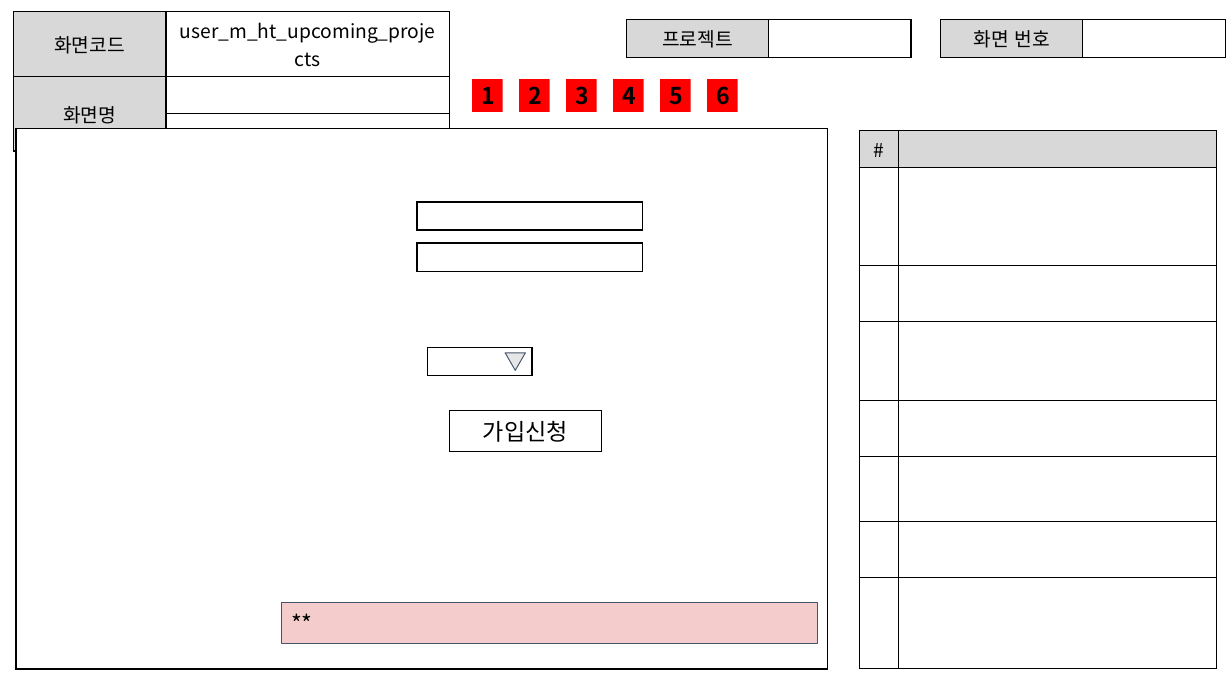
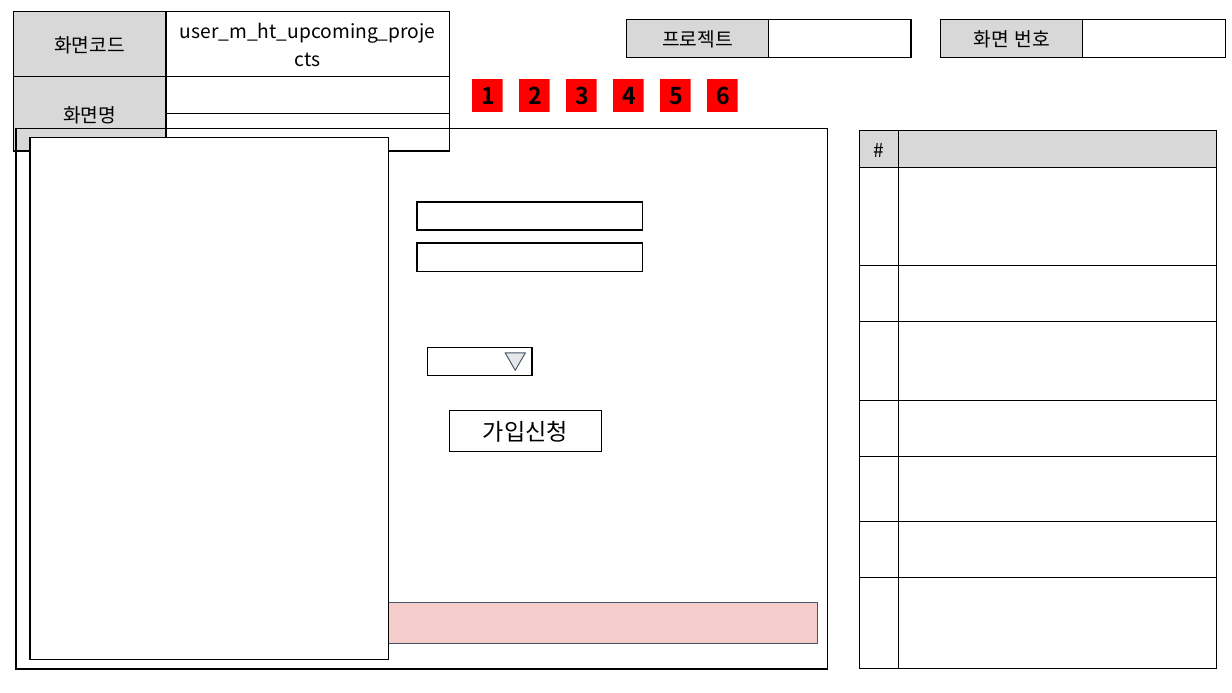
Before and after one commit to ezenteam2/EzenCrowdFunding, a slide deck: slide 15 of project03 화면설계서/project03 - 화면 설계서 - 현태.pptx (slide 13 before the commit). Drawn at 1232x693 pixels with LibreOffice and Linux fonts; fonts in the diff are those of the drawing. Boxes give left, top, right and bottom in pixels: in the first picture for what was removed or moved away, otherwise in the second. Text is boxed around its words. In the diff, an @@ line names an element or a change of style, - is before the commit and + after.

```diff
--- a/project03 화면설계서/project03 - 화면 설계서 - 현태.pptx
+++ b/project03 화면설계서/project03 - 화면 설계서 - 현태.pptx
@@ rectangle at (16, 128, 827, 669): fill #FFFFFF to none @@
@@ rectangle added at (30, 138, 389, 660), fill #FFFFFF, outline #000000 1 pt @@
```
Also in this commit, not shown: 15 other slides changed, 1 slide added, 1 other file.
